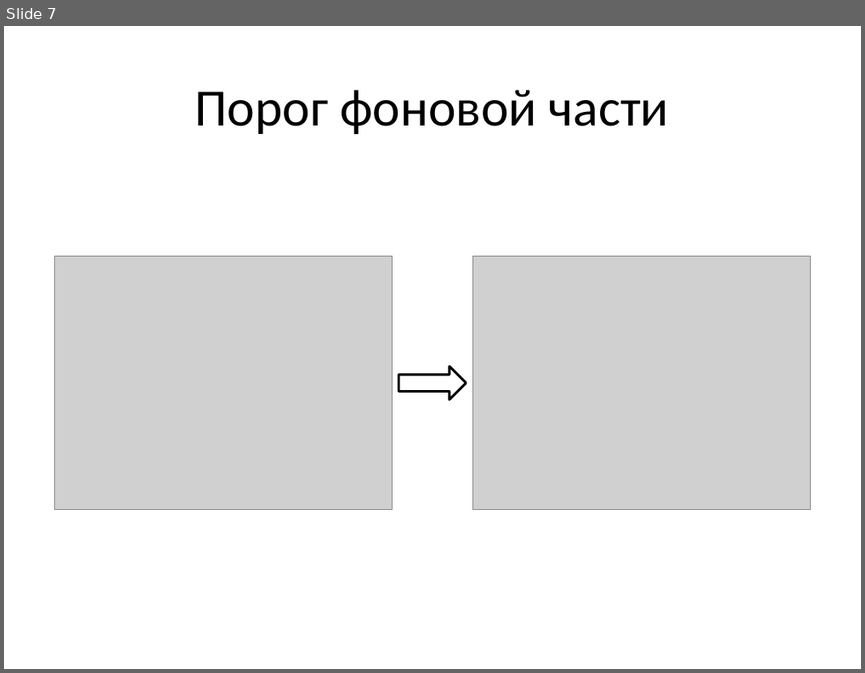
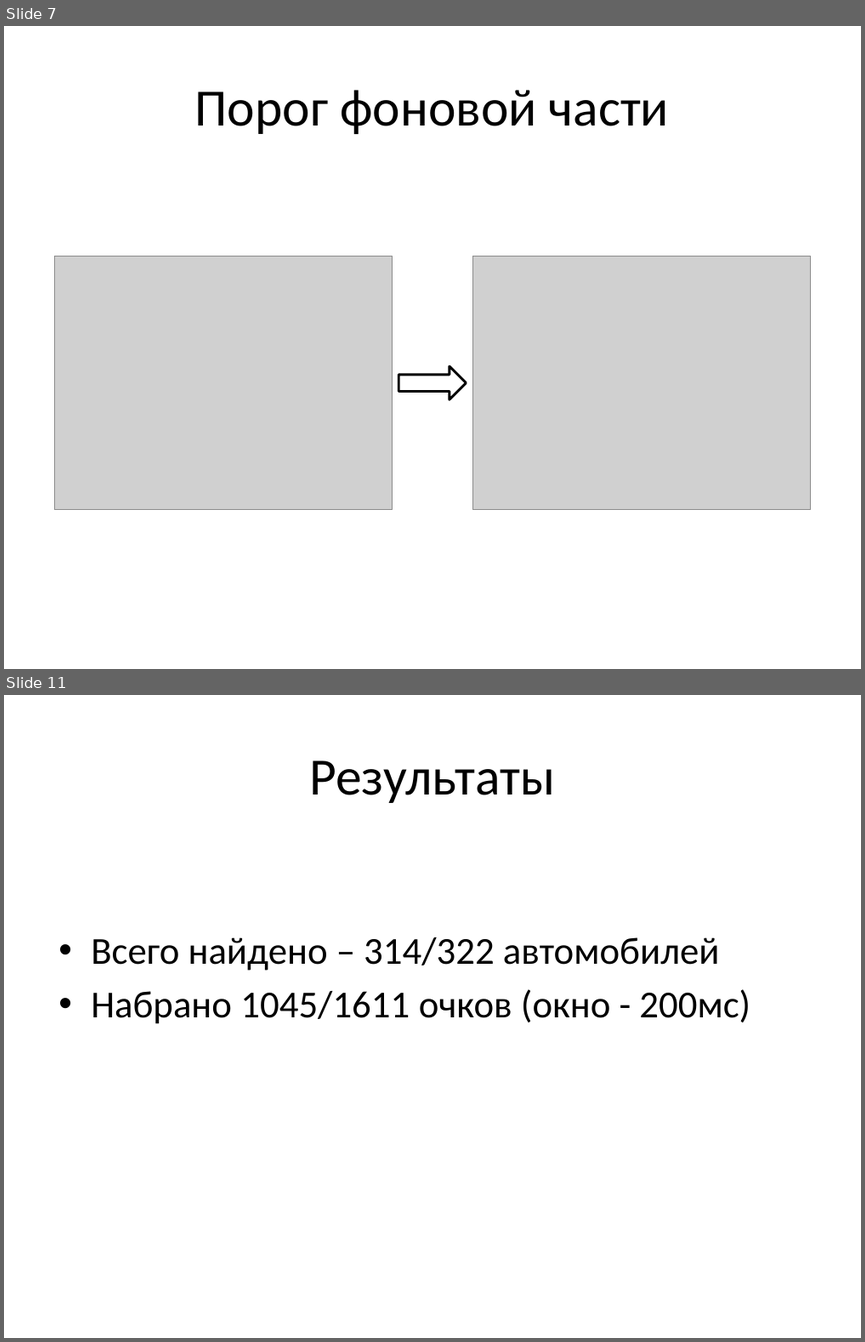
Before and after one commit to vladdimakov/cvclasses18, a slide deck: Course Project.pptx. Shown one above the other, each under a label of ours: slide 7 before the commit, slides 7 and 11 after it; the slides between them are not shown. The pictures are 865x673 and 865x1342 pixels, drawn with LibreOffice and Linux fonts; fonts in the diff are those of the drawing; grey boxes stand for pictures. Boxes give left, top, right and bottom in pixels: in the first picture for what was removed or moved away, otherwise in the second. Text is boxed around its words. In the diff, an @@ line names an element or a change of style, - is before the commit and + after.

```diff
--- a/Course Project.pptx
+++ b/Course Project.pptx
@@ slide 11 added at (x1=4, y1=695, x2=861, y2=1338), background #FFFFFF @@
@@ title added at (x1=309, y1=760, x2=555, y2=803), 44 pt, text #000000 @@
+Результаты
@@ text added at (x1=91, y1=937, x2=750, y2=1024), 32 pt, text #000000 @@
+• Всего найдено – 314/322 автомобилей
+• Набрано 1045/1611 очков (окно - 200мс)
```
Also in this commit, not shown: 2 slides changed, 1 other slide added, 1 slide removed.
